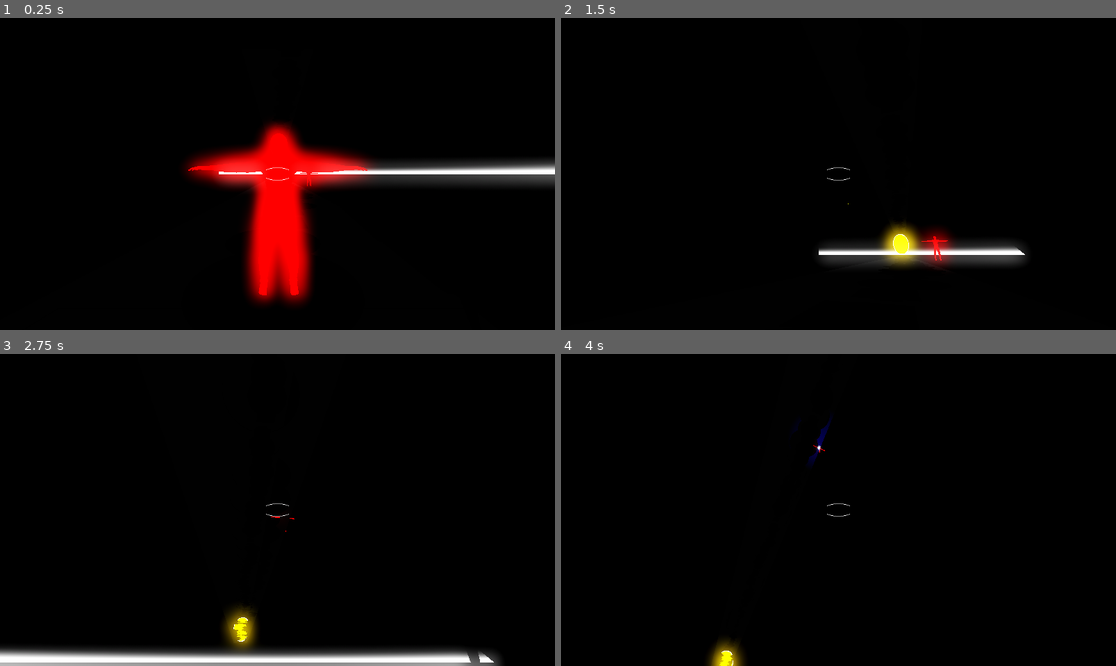
Above: before the commit, frames 1-4 (two rows, left to right).
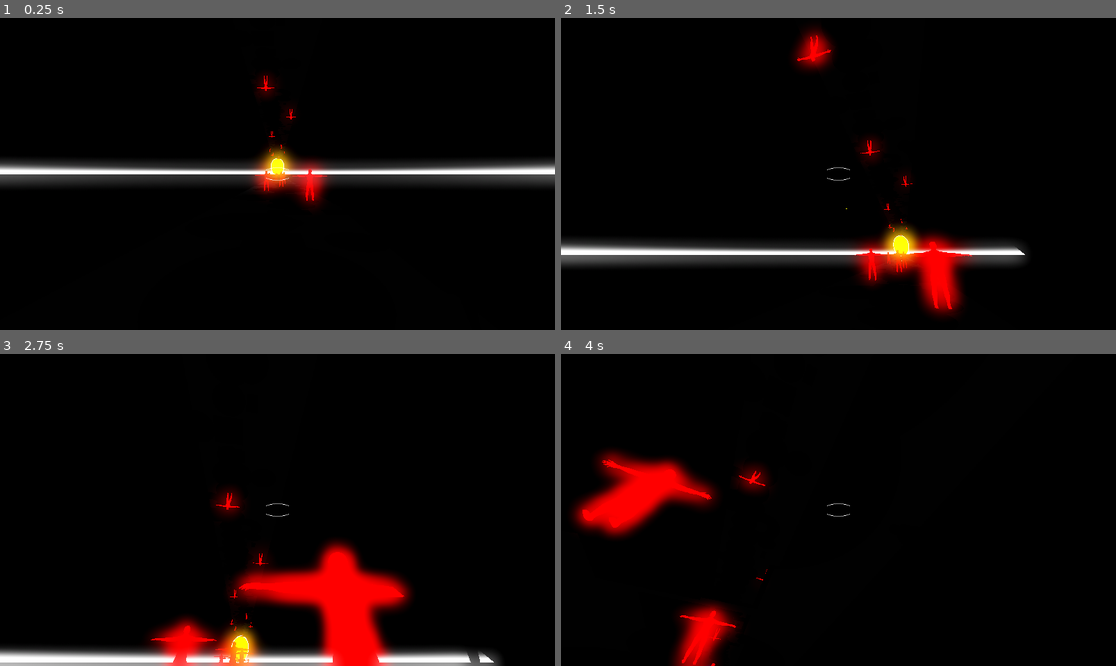
Above: after the commit, the same moments.

Repository: Games4Doritos/UWAGameJam2
Game: Godot game, scene res://Scenes/world.tscn
Same seed, same stepped clock (60 frames per second), same inputs: the game is played once before the commit and once after it. This scene is started directly instead of the project's main scene.
Inputs (mouse positions are in pixels of both pictures, inside the frame that each line leads up to):
- Up to frame 1 (0.25 s): no input
- Up to frame 2 (1.5 s): move the mouse to (866, 174) at 0.52 s; hold Shift (run) 0.53-1.28 s; hold W (forward) from 0.53 s (still down); click (866, 174) at 0.67 s; tap Space (jump) at 0.77 s; move the mouse to (810, 174) at 1.27 s; click (810, 174) at 1.35 s
- Up to frame 3 (2.75 s): keep holding W (forward); tap Space (jump) at 1.52 s; move the mouse to (288, 503) at 2.02 s; hold Shift (run) from 2.03 s (still down); click (288, 503) at 2.17 s
- Up to frame 4 (4 s): keep holding W (forward); move the mouse to (832, 516) at 2.77 s; release Shift (run) at 2.78 s; click (832, 516) at 2.85 s; tap Space (jump) at 3.02, 3.77 s; move the mouse to (877, 513) at 3.52 s; hold Shift (run) from 3.53 s (still down); click (877, 513) at 3.67 s

The runs differ from the first frame. In frame 1, 11% of the frame differs, in the area x 0-68%, y 18-93%; in frame 2, 7.7%; in frame 3, 9.8%; in frame 4, 7.1%.

Commit message:
Added enemy spawning + misc
- An enemy spawns at a 50% chance every 9 meters
- A hole spawns randomly along the x-axis every 3 meters
- Removed random leftover meshes

Diff:
--- a/Scenes/world.tscn
+++ b/Scenes/world.tscn
@@ -1,11 +1,10 @@
-[gd_scene load_steps=13 format=3 uid="uid://iwfgkvarjm0n"]
+[gd_scene load_steps=11 format=3 uid="uid://iwfgkvarjm0n"]
 
 [ext_resource type="Script" uid="uid://dj1wthwtr1vnm" path="res://Scripts/world.gd" id="1_a02cp"]
 [ext_resource type="PackedScene" uid="uid://o3ub2oantqqe" path="res://Scenes/player.tscn" id="3_5a7ea"]
 [ext_resource type="PackedScene" uid="uid://drljc12idjfwg" path="res://Scenes/pauseMenu.tscn" id="3_8j60k"]
 [ext_resource type="PackedScene" uid="uid://cyxhqcptr46vf" path="res://Scenes/platform.tscn" id="4_8j60k"]
-[ext_resource type="PackedScene" uid="uid://08c42j810hqm" path="res://Scenes/enemy.tscn" id="5_fo5ed"]
-[ext_resource type="PackedScene" path="res://Scenes/world_boundary.tscn" id="6_5ukr8"]
+[ext_resource type="PackedScene" uid="uid://bku0fcxthrbtm" path="res://Scenes/world_boundary.tscn" id="6_5ukr8"]
 [ext_resource type="PackedScene" uid="uid://o7drq7xbcxxg" path="res://Scenes/portal.tscn" id="7_o06y3"]
 
 [sub_resource type="ProceduralSkyMaterial" id="ProceduralSkyMaterial_5ukr8"]
@@ -35,11 +34,6 @@
 dof_blur_far_transition = 8192.0
 dof_blur_amount = 0.0
 
-[sub_resource type="BoxMesh" id="BoxMesh_a02cp"]
-
-[sub_resource type="StandardMaterial3D" id="StandardMaterial3D_5a7ea"]
-albedo_color = Color(1, 0.2, 1, 1)
-
 [node name="Node3D2" type="Node3D"]
 script = ExtResource("1_a02cp")
 
@@ -47,25 +41,14 @@
 environment = SubResource("Environment_a02cp")
 camera_attributes = SubResource("CameraAttributesPractical_5ukr8")
 
-[node name="CSGMesh3D" type="CSGMesh3D" parent="."]
-transform = Transform3D(-8.603006, 0, 0, 0, -0.0498811, 0, 0, 0, -7.895674, 0.028707623, 0.046147585, 0)
-use_collision = true
-flip_faces = true
-mesh = SubResource("BoxMesh_a02cp")
-material = SubResource("StandardMaterial3D_5a7ea")
-
 [node name="pauseMenu" parent="." instance=ExtResource("3_8j60k")]
 visible = false
 
-[node name="CSGMesh3D2" type="CSGMesh3D" parent="."]
-transform = Transform3D(-8.603006, 0, 0, 0, -0.0498811, 0, 0, 0, -7.895674, 0.028707623, 5.1450367, 0)
-use_collision = true
-flip_faces = true
-mesh = SubResource("BoxMesh_a02cp")
-material = SubResource("StandardMaterial3D_5a7ea")
-
 [node name="player" parent="." instance=ExtResource("3_5a7ea")]
 transform = Transform3D(1, 0, 0, 0, 1, 0, 0, 0, 1, 0, 2.2996776, 0)
+
+[node name="top" parent="." instance=ExtResource("4_8j60k")]
+transform = Transform3D(-1, 8.742278e-08, 0, -8.742278e-08, -1, 0, 0, 0, 1, 0, 20, -100)
 
 [node name="bottom" parent="." instance=ExtResource("4_8j60k")]
 transform = Transform3D(1, 0, 0, 0, 1, 0, 0, 0, 1, 0, 0, -100)
@@ -74,22 +57,6 @@
 wait_time = 5.0
 autostart = true
 
-[node name="CSGMesh3D4" type="CSGMesh3D" parent="."]
-transform = Transform3D(-0.25738096, 0.027227357, 0, -10.768595, 0.42369187, 0, 0, 0, 62.34163, -9.358684, 0.043846164, -1.0424061)
-use_collision = true
-flip_faces = true
-mesh = SubResource("BoxMesh_a02cp")
-material = SubResource("StandardMaterial3D_5a7ea")
-
-[node name="Root Scene" parent="." instance=ExtResource("5_fo5ed")]
-transform = Transform3D(1, 0, 0, 0, 0.99999994, 0, 0, 0, 0.99999994, 5, 0.7699921, -32.439613)
-
-[node name="Root Scene2" parent="." instance=ExtResource("5_fo5ed")]
-transform = Transform3D(1, 0, 0, 0, 0.99999994, 0, 0, 0, 0.99999994, 0, 0.7699921, -3.4396124)
-
-[node name="top" parent="." instance=ExtResource("4_8j60k")]
-transform = Transform3D(1, 0, 0, 0, 1, 0, 0, 0, 1, 0, 20, -100)
-
 [node name="WorldBoundary" parent="." instance=ExtResource("6_5ukr8")]
 transform = Transform3D(1, 0, 0, 0, 1, 0, 0, 0, 1, 0, -39.52157, 0)
 
@@ -97,6 +64,6 @@
 transform = Transform3D(1, 0, 0, 0, -1, 8.742278e-08, 0, -8.742278e-08, -1, 0, 40.42602, 0)
 
 [node name="portal" parent="." instance=ExtResource("7_o06y3")]
-transform = Transform3D(2.5, 0, 0, 0, 3.228, 0, 0, 0, 2.5, 0, 10, -204.3259)
+transform = Transform3D(-2.5, 0, -2.1855695e-07, 0, 3.228, 0, 2.1855695e-07, 0, -2.5, 0, 10, -204.3259)
 
 [connection signal="timeout" from="gravityTimer" to="." method="_on_gravity_timer_timeout"]
--- a/Scripts/platform.gd
+++ b/Scripts/platform.gd
@@ -2,6 +2,7 @@
 
 
 const hole = preload("res://Scenes/hole.tscn")
+const enemy = preload("res://Scenes/enemy.tscn")
 
 func createHole(x,h):
 	var newHole := hole.instantiate()
@@ -26,12 +27,16 @@
 	newHole.position = Vector3(h*self.mesh.size.x,0,x-self.mesh.size.z/2)
 	self.add_child(newHole)
 
-
 func _ready():
 	var noiseCreator = FastNoiseLite.new()
 	noiseCreator.noise_type = FastNoiseLite.TYPE_PERLIN
 	for i in int(self.mesh.size.z/3):
+		createHole(3*i, randf() - 0.5)
+		#50% chance to spawn an enemy every 9 meters forward
+		if i%3 == 1 and randf() < 0.5:
+			var newEnemy := enemy.instantiate()
+			self.add_child(newEnemy)
+			newEnemy.position = Vector3((randf()-0.5)*self.mesh.size.x, 0.5, 3*i -self.mesh.size.z/2)
+
 		for x in int(self.mesh.size.x/3):
-			var noise = noiseCreator.get_noise_2d(3*x,3*i)
-			createHole(3*i, noise)
-			print(noise)
+			createHole(3*i, noiseCreator.get_noise_2d(3*x,3*i))
